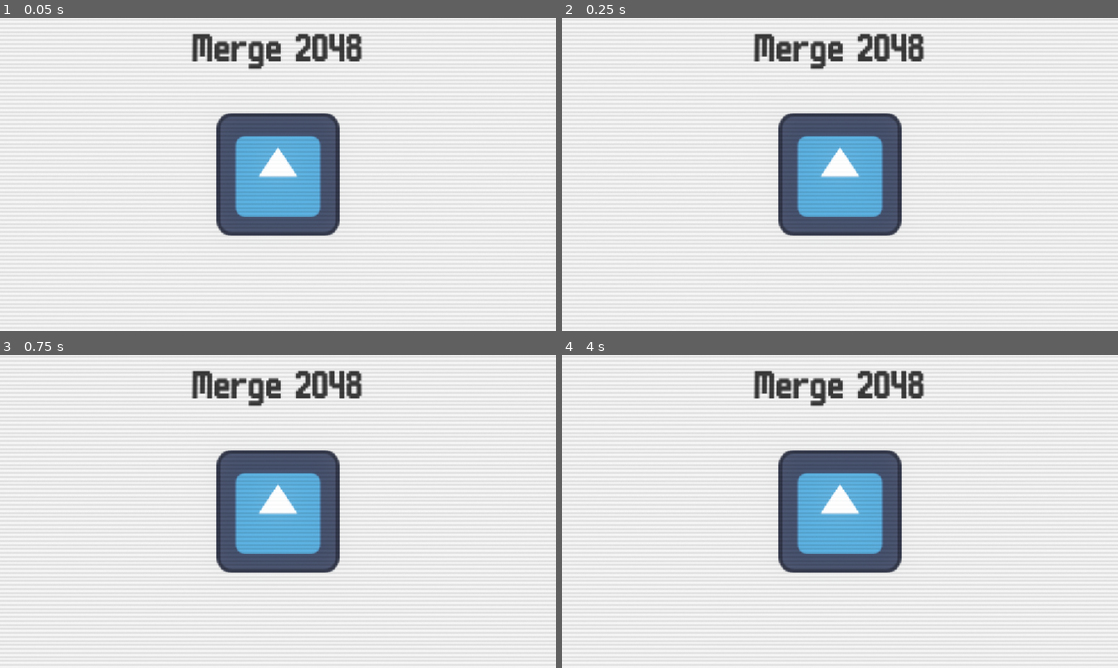
Above: before the commit, frames 1-4 (two rows, left to right).
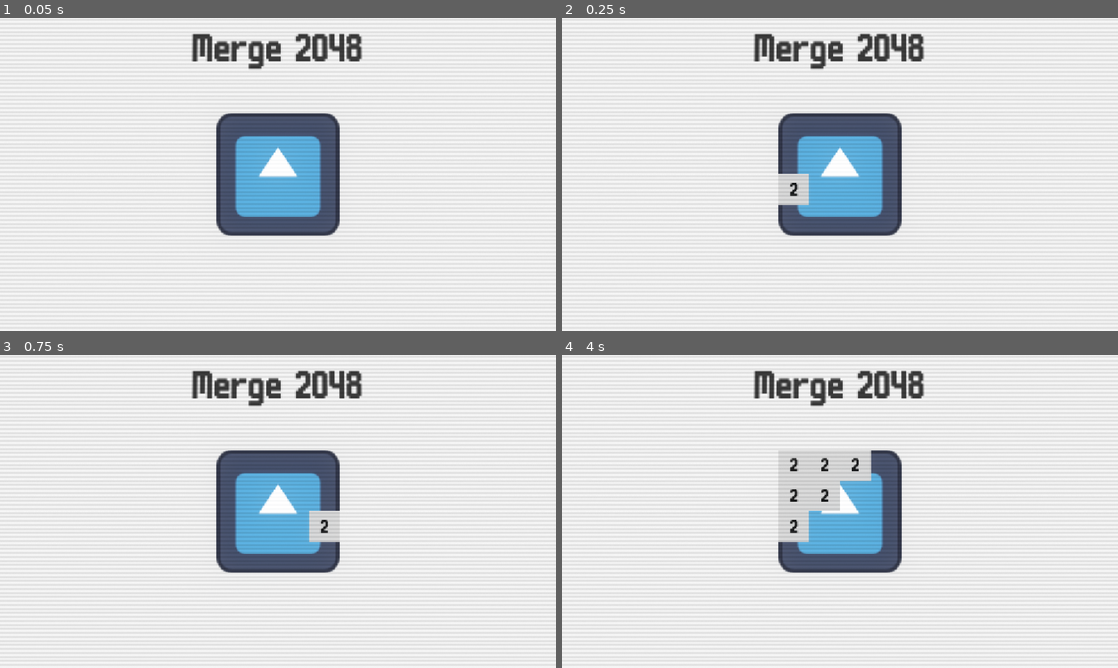
Above: after the commit, the same moments.

Repository: ancoder-games/2048
Game: Godot game, scene res://src/core/main/main.tscn
The game is run twice, just before and just after one commit, with the same random seed, the same clock (stepped at 60 frames per second) and the same inputs. The engine's default icon, where the game draws it, is replaced by a stand-in: a white triangle on a blue panel in a dark square.
Inputs (mouse positions are in pixels of both pictures, inside the frame that each line leads up to):
- Up to frame 1 (0.05 s): no input
- Up to frame 2 (0.25 s): no input
- Up to frame 3 (0.75 s): tap Enter (ui_accept) at 0.5, 0.6 s; move the mouse to (400, 495) at 0.52 s; hold Right (right) from 0.53 s (still down); click (400, 495) at 0.67 s
- Up to frame 4 (4 s): tap Enter (ui_accept) at 0.77, 1.07, 1.25, 1.52, 1.55, 1.82, 2, 2.3, 2.75, 2.85, 3.02, 3.32, 3.5, 3.77, 3.8 s; move the mouse to (728, 527) at 1.27 s; release Right (right) at 1.28 s; hold Down (down) 1.28-2.03 s; tap Alt at 1.35, 3.6 s; move the mouse to (895, 442) at 2.02 s; hold Right (right) 2.03-2.78 s; tap Shift at 2.1 s; move the mouse to (812, 574) at 2.77 s; hold Up (up) 2.78-3.53 s; click (812, 574) at 2.92 s; move the mouse to (1006, 558) at 3.52 s; hold Left (left) from 3.53 s (still down)

Frame 1 is identical in both runs. In frame 2, 0.5% of the frame differs, in the area x 38-45%, y 49-60%; in frame 3, 0.5%; in frame 4, 3.2%, in the area x 38-56%, y 30-60%.
Error before the commit: Parse Error: Expected indented block after function declaration. (res://src/gameplay/2048/board/board.gd:11)

Commit message:
rework movement

Diff:
--- a/src/gameplay/2048/board/board.gd
+++ b/src/gameplay/2048/board/board.gd
@@ -1,16 +1,83 @@
 extends Node2D
+class_name Board
 
 const TILE_SIZE: float = 64.0
 
-var board: Grid4x4 = Grid4x4.new()
-var tiles: Dictionary[Vector2i, Tile] = {}
+var tiles: Array[Tile] = []
+
+var move_debounce: bool = false
 
 func _ready() -> void:
-	add_random_value(2)
+	add_random_tile(2)
 
 func _physics_process(_delta: float) -> void:
-	# if Input.is_action_just_pressed("down"): apply_move(0)
-	# if Input.is_action_just_pressed("right"): apply_move(1)
-	# if Input.is_action_just_pressed("up"): apply_move(2)
-	# if Input.is_action_just_pressed("left"): apply_move(3)
-	# if Input.is_action_just_pressed("ui_accept"): add_random_value(2); _render()
+	if Input.is_action_just_pressed("down"): apply_move(0)
+	if Input.is_action_just_pressed("right"): apply_move(1)
+	if Input.is_action_just_pressed("up"): apply_move(2)
+	if Input.is_action_just_pressed("left"): apply_move(3)
+	# if Input.is_action_just_pressed("ui_accept"): add_random_tile(2)
+	pass
+
+func apply_move(dir: int) -> void:
+	if move_debounce: return
+	if dir == 0:
+		for y: int in range(3, -1, -1):
+			for x: int in 4:
+				var target: Vector2i = Vector2i(x, y)
+				if not is_tile_empty(target):
+					get_tile(target).move(dir)
+	if dir == 1:
+		for y: int in 4:
+			for x: int in range(3, -1, -1):
+				var target: Vector2i = Vector2i(x, y)
+				if not is_tile_empty(target):
+					get_tile(target).move(dir)
+	if dir == 2:
+		for y: int in 4:
+			for x: int in 4:
+				var target: Vector2i = Vector2i(x, y)
+				if not is_tile_empty(target):
+					get_tile(target).move(dir)
+	if dir == 3:
+		for y: int in 4:
+			for x: int in 4:
+				var target: Vector2i = Vector2i(x, y)
+				if not is_tile_empty(target):
+					get_tile(target).move(dir)
+
+	move_debounce = true
+	await get_tree().create_timer(0.2).timeout
+	move_debounce = false
+	add_random_tile(2)
+
+func resolve_position(pos: Vector2i) -> Vector2:
+	return (pos * TILE_SIZE) + ((TILE_SIZE / 2) * Vector2i.ONE) - ((TILE_SIZE * 2) * Vector2.ONE)
+
+func is_tile_empty(pos: Vector2i) -> bool:
+	return tiles.filter(func(t: Tile) -> bool: return t.tile_pos == pos).is_empty()
+
+func get_tile(pos: Vector2i) -> Tile:
+	return tiles.filter(func(t: Tile) -> bool: return t.tile_pos == pos).get(0)
+
+func get_empty_pos() -> Array[Vector2i]:
+	var empty: Array[Vector2i] = []
+
+	for y: int in 4:
+		for x: int in 4:
+			# print(is_tile_empty(Vector2i(x, y)))
+			if is_tile_empty(Vector2i(x, y)):
+				empty.append(Vector2i(x, y))
+
+	return empty
+
+func add_random_tile(value: int) -> void:
+	var random_pos: Array[Vector2i] = get_empty_pos()
+	if random_pos.is_empty(): return
+	var random: Vector2i = random_pos.pick_random()
+	add_tile(random, value)
+
+func add_tile(pos: Vector2i, value: int) -> void:
+	if not is_tile_empty(pos): return
+	var tile: Tile = Tile.create(pos, value, self)
+	add_child(tile)
+	tiles.append(tile)
--- a/src/gameplay/2048/tile/tile.gd
+++ b/src/gameplay/2048/tile/tile.gd
@@ -18,14 +18,40 @@
 	-1: Color8(51, 51, 51), # #333333
 }
 
+const DIRECTIONS: Dictionary[int, Vector2i] = {
+	0: Vector2i(0, 1), # DOWN
+	1: Vector2i(1, 0), # RIGHT
+	2: Vector2i(0, -1), # UP
+	3: Vector2i(-1, 0), # LEFT
+}
+
 @export var value: int = 0
+@export var tile_pos: Vector2i:
+	set(value): tile_pos = value; _tile_pos_updated()
 
 @onready var value_label: Label = %Value
 
-static func create(p_value: int) -> Tile:
+var board: Board
+var tween: Tween
+
+static func create(p_tile_pos: Vector2i, p_value: int, p_board: Board) -> Tile:
 	var tile: Tile = SCENE.instantiate()
 	tile.value = p_value
+	tile.tile_pos = p_tile_pos
+	tile.board = p_board
 	return tile
+
+func _tile_pos_updated(do_tween: bool = true) -> void:
+	if not is_node_ready(): return
+
+	if tween and tween.is_valid():
+		tween.kill()
+
+	if do_tween:
+		tween = create_tween()
+		tween.tween_property(self, "position", board.resolve_position(tile_pos), 0.1)
+	else:
+		position = board.resolve_position(tile_pos)
 
 func _ready() -> void:
 	if value in COLORS:
@@ -34,3 +60,16 @@
 		self_modulate = COLORS[-1]
 
 	value_label.text = str(value)
+	_tile_pos_updated()
+
+func move(dir: int) -> void:
+	var new_pos: Vector2i = tile_pos
+
+	while (dir == 3 and new_pos.x > 0) or (dir == 1 and new_pos.x < 3) or (dir == 2 and new_pos.y > 0) or (dir == 0 and new_pos.y < 3):
+		var target: Vector2i = new_pos + DIRECTIONS[dir]
+		if board.is_tile_empty(target):
+			new_pos = target
+		else:
+			break
+
+	tile_pos = new_pos
